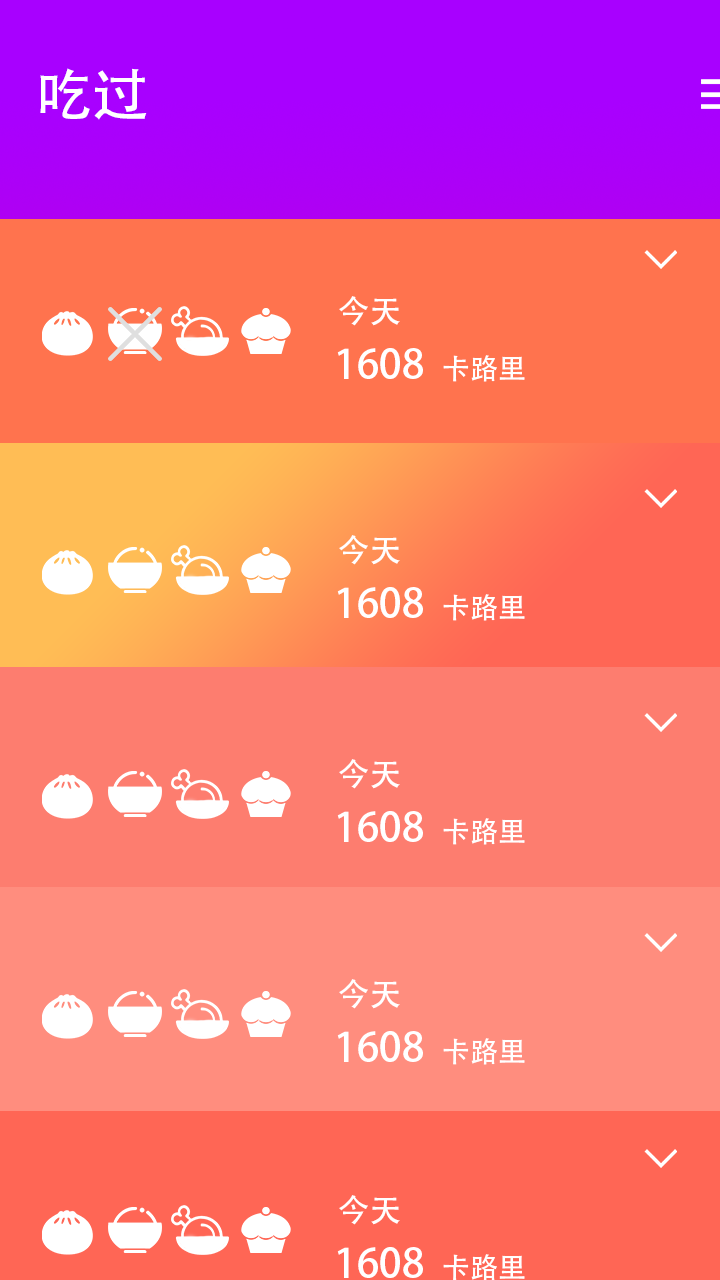
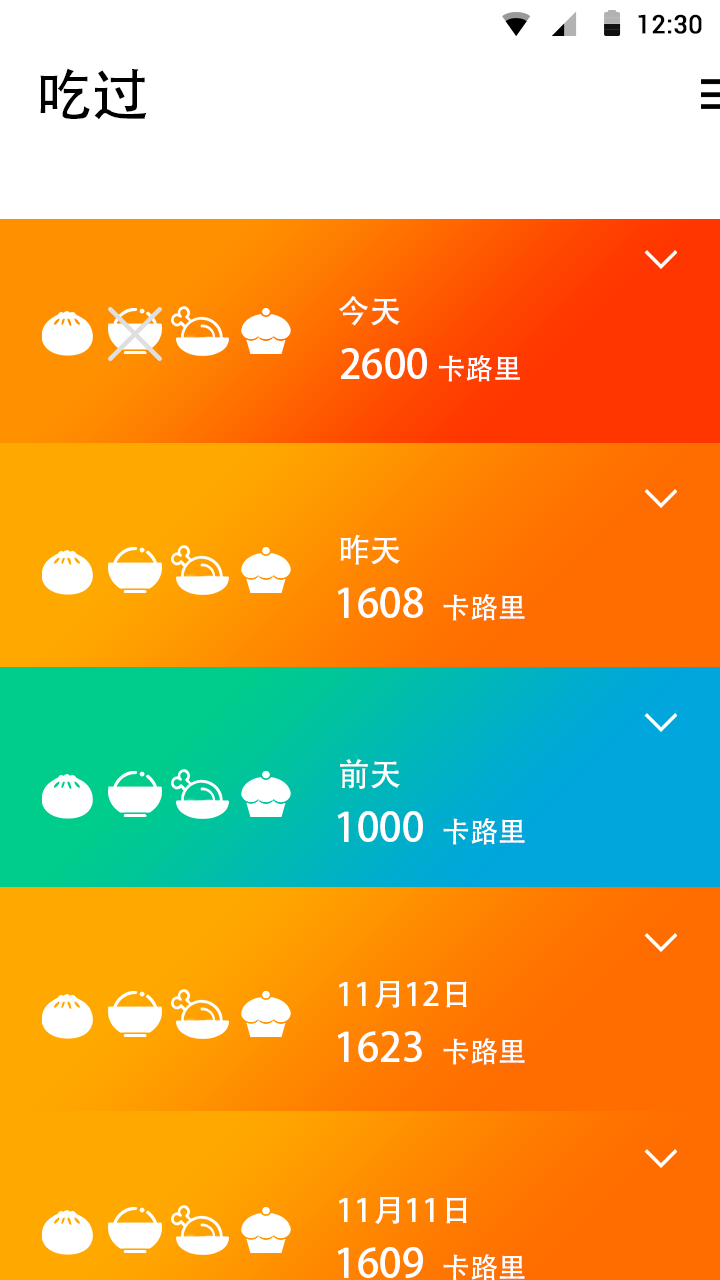
Revision of a layered 720×1280 image; what changed, layer by layer:
painted on "吃过" over <box>40,68,147,120</box>
added group "Statusbar(DARK)" with 17 layers above "content2" over <box>0,0,720,48</box>
added group "Signal" with 3 layers in group "Statusbar(DARK)" over <box>502,12,531,36</box>
added layer "Shape 5 copy 2" in group "Signal" over <box>505,18,527,36</box>
added layer "Shape 5 copy" (40%) in group "Signal" over <box>502,12,531,36</box>
added group "Battery" (1st of 2, in "Statusbar(DARK)") with 5 layers in group "Statusbar(DARK)" over <box>604,10,620,36</box>
added layer "Battery lines" (10%) in group "Battery" over <box>604,17,620,30</box>
added layer "Rounded Rectangle 1" (30%) in group "Battery" over <box>604,10,620,36</box>
added group "Clock" with 1 layers in group "Statusbar(DARK)" over <box>638,14,702,34</box>
added layer "12:30" in group "Clock" over <box>638,14,702,34</box>
added group "Battery" (2nd of 2, in "Statusbar(DARK)") with 2 layers in group "Statusbar(DARK)" over <box>552,11,577,36</box>
added layer "Shape 1" (30%) in group "Battery" over <box>552,11,577,36</box>
added group "Bar" with 1 layers in group "Statusbar(DARK)" over <box>0,0,720,48</box>
renamed "1608 卡路里 拷贝 4" to "1609 卡路里", painted on it over <box>337,1247,525,1280</box>
renamed "今天 拷贝 4" to "11月11日", painted on it over <box>339,1195,467,1225</box>
renamed "1608 卡路里 拷贝 3" to "1623 卡路里", painted on it over <box>337,1031,525,1065</box>
renamed "今天 拷贝 3" to "11月12日", painted on it over <box>339,979,467,1009</box>
renamed "1608 卡路里 拷贝 2" to "1000 卡路里", painted on it over <box>337,811,525,845</box>
renamed "今天 拷贝 2" to "前天", painted on it over <box>339,759,400,789</box>
renamed "今天 拷贝" to "昨天", painted on it over <box>339,534,400,565</box>
renamed "1608 卡路里" to "2600 卡路里", painted on it over <box>337,348,525,382</box>
painted on "背景" over <box>0,0,720,1280</box>
…and 2 more changes (2 added)
